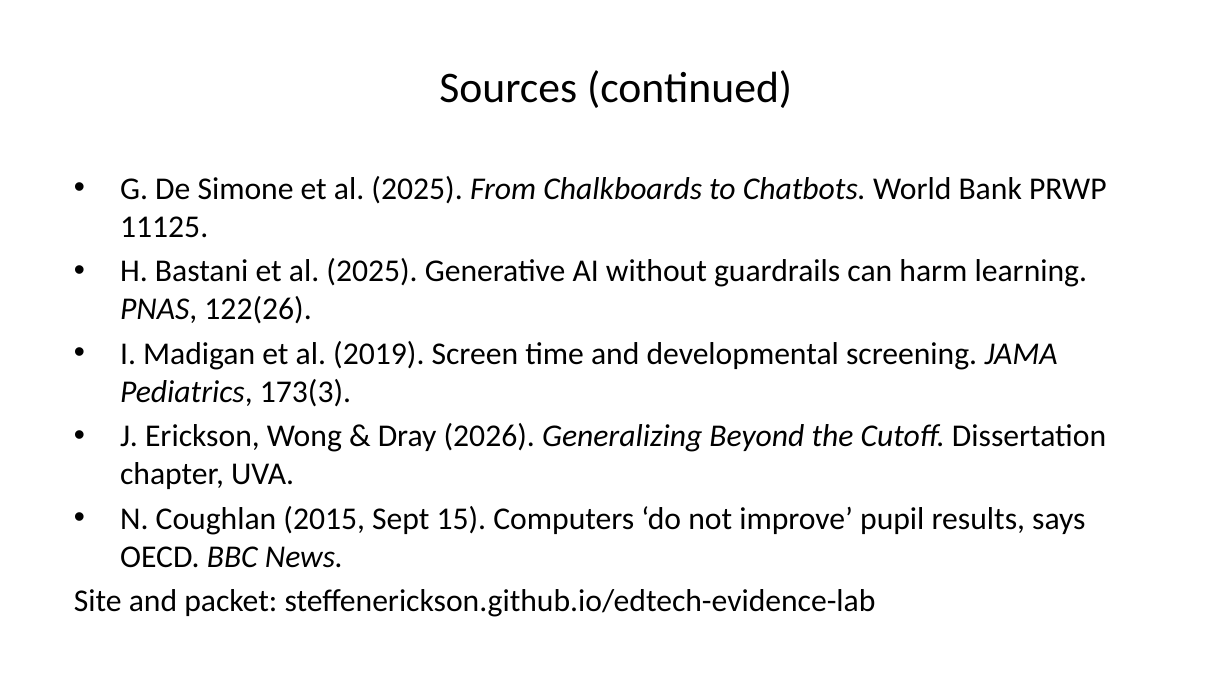
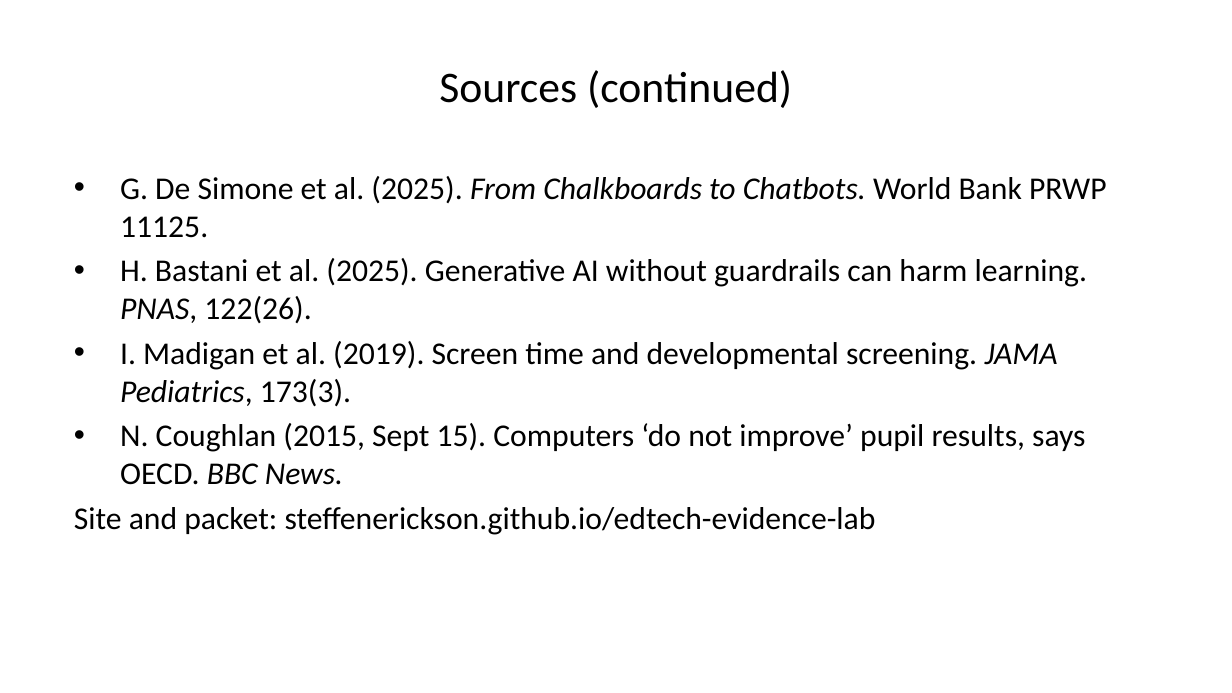
Before and after one commit to steffenerickson/edtech-evidence-lab, a slide deck: slide 21 of slides/output/edtech_slides_v1.pptx. Drawn at 1232x693 pixels with LibreOffice and Linux fonts; fonts in the diff are those of the drawing. Boxes give left, top, right and bottom in pixels: in the first picture for what was removed or moved away, otherwise in the second. Text is boxed around its words. In the diff, an @@ line names an element or a change of style, - is before the commit and + after.

```diff
--- a/slides/output/edtech_slides_v1.pptx
+++ b/slides/output/edtech_slides_v1.pptx
@@ text at <box>120,423,1106,489</box>: paragraph removed @@
-• J. Erickson, Wong & Dray (2026). Generalizing Beyond the Cutoff. Dissertation chapter, UVA.
```
Also in this commit, not shown: 1 other slide changed, 8 other files.
